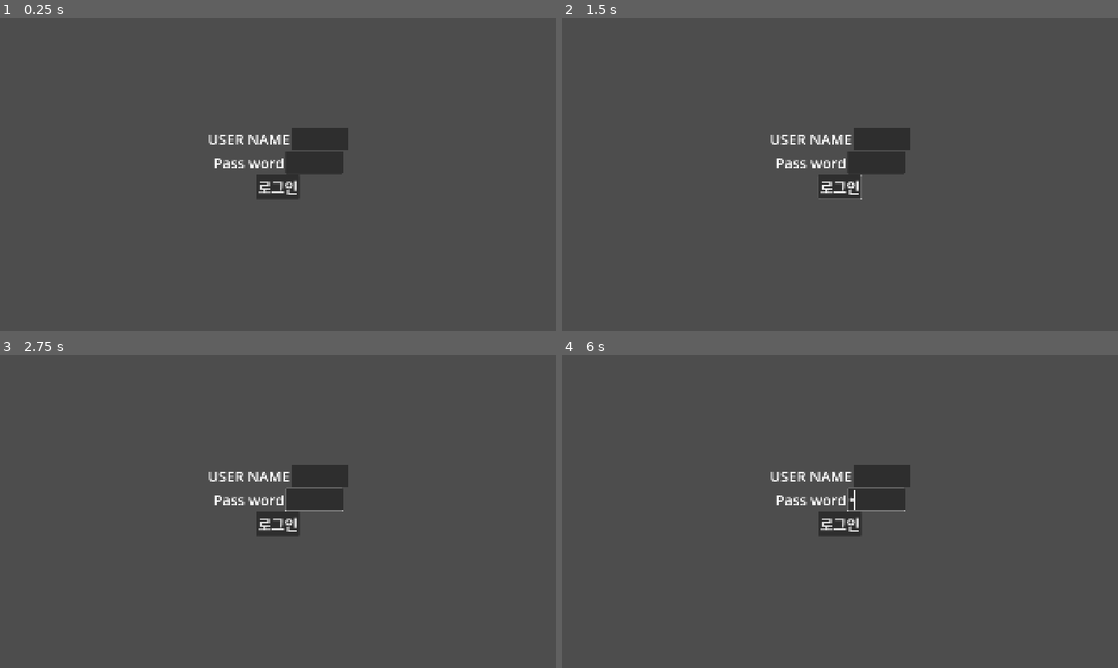
Above: before the commit, frames 1-4 (two rows, left to right).
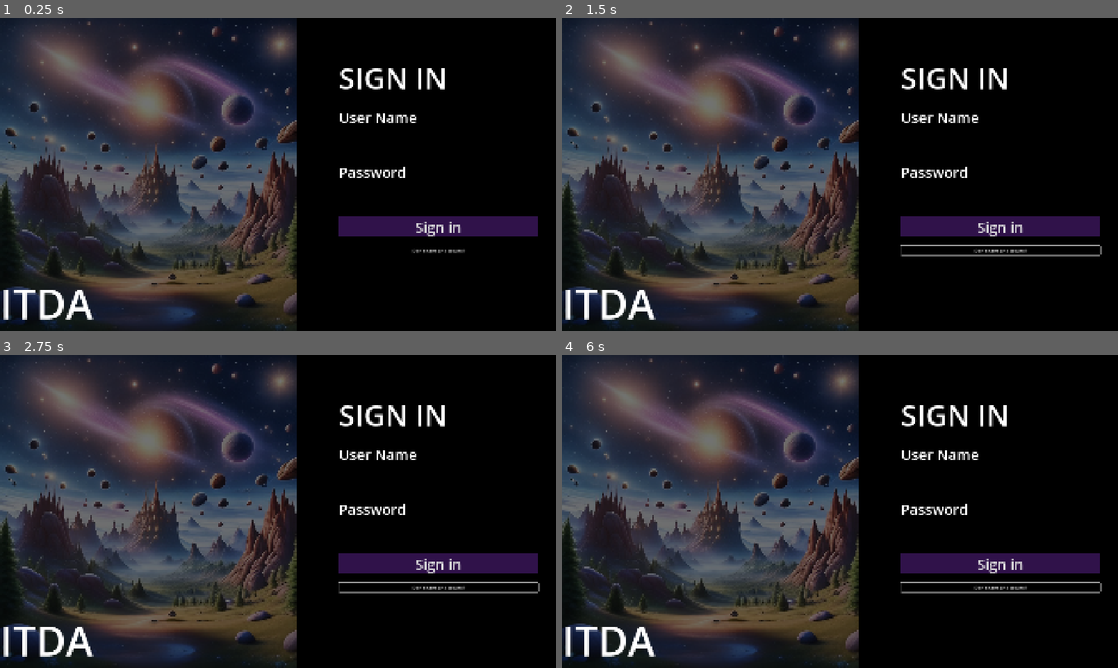
Above: after the commit, the same moments.

Repository: ParkSoeon/EyeTrackingReadingAssistance
Game: Godot game, scene res://scenes/login.tscn
Same seed, same stepped clock (60 frames per second), same inputs: the game is played once before the commit and once after it.
Inputs (mouse positions are in pixels of both pictures, inside the frame that each line leads up to):
- Up to frame 1 (0.25 s): no input
- Up to frame 2 (1.5 s): click "로그인" (after the commit: "Sign in") at 0.5 s; click (1001, 249) at 1.25 s, where only the run after the commit has a clickable "Don't have an account?"
- Up to frame 3 (2.75 s): tap Enter at 2 s; hold Right (move_right) from 2.03 s (still down)
- Up to frame 4 (6 s): tap Space at 2.75, 4.25, 5.75 s; release Right (move_right) at 2.78 s; hold Left (move_left) 2.78-3.53 s; tap Enter at 3.5, 5 s; hold Right (move_right) 3.53-5.03 s; hold Left (move_left) from 5.03 s (still down)

The runs differ from the first frame. In frame 1, 90% of the frame differs, in the area x 0-100%, y 0-100%; in frame 2, 90%; in frame 3, 90%; in frame 4, 90%.

Commit message:
Style: Redesigned login scene

Diff:
--- a/demo/scenes/login.gd
+++ b/demo/scenes/login.gd
@@ -1,7 +1,7 @@
 extends Control
 
 @onready var username_field = $VBoxContainer/Name/UsernameField
-@onready var password_field = $VBoxContainer/HBoxContainer/PasswordField
+@onready var password_field = $VBoxContainer/Password/PasswordField
 @onready var message_label = $VBoxContainer/MessageLabel
 @onready var login_button = $VBoxContainer/LoginButton
 
--- a/demo/scenes/login.tscn
+++ b/demo/scenes/login.tscn
@@ -1,6 +1,17 @@
-[gd_scene load_steps=2 format=3 uid="uid://dach13qy4uuxl"]
+[gd_scene load_steps=7 format=3 uid="uid://dach13qy4uuxl"]
 
 [ext_resource type="Script" uid="uid://c3fjgh71i2a7r" path="res://scenes/login.gd" id="1_pymad"]
+[ext_resource type="Texture2D" uid="uid://dm7lm8qfv24ee" path="res://art/login/login.jpeg" id="2_nw41r"]
+
+[sub_resource type="CanvasTexture" id="CanvasTexture_nw41r"]
+
+[sub_resource type="CanvasTexture" id="CanvasTexture_47b6t"]
+
+[sub_resource type="StyleBoxFlat" id="StyleBoxFlat_0emk2"]
+bg_color = Color(0.138357, 0.0447014, 0.219472, 1)
+
+[sub_resource type="StyleBoxFlat" id="StyleBoxFlat_nw41r"]
+bg_color = Color(0.187406, 0.0709345, 0.290393, 1)
 
 [node name="Control" type="Control"]
 layout_mode = 3
@@ -11,50 +22,115 @@
 grow_vertical = 2
 script = ExtResource("1_pymad")
 
-[node name="VBoxContainer" type="VBoxContainer" parent="."]
+[node name="Background" type="TextureRect" parent="."]
+modulate = Color(0.000693898, 0.000693898, 0.000693898, 1)
 layout_mode = 1
 anchors_preset = 15
 anchor_right = 1.0
 anchor_bottom = 1.0
 grow_horizontal = 2
 grow_vertical = 2
+texture = SubResource("CanvasTexture_nw41r")
+
+[node name="Image" type="TextureRect" parent="."]
+layout_mode = 1
+anchors_preset = 9
+anchor_bottom = 1.0
+offset_right = 1024.0
+grow_vertical = 2
+texture = ExtResource("2_nw41r")
+
+[node name="TextureRect" type="TextureRect" parent="."]
+modulate = Color(0, 0, 0, 0.552941)
+layout_mode = 1
+anchors_preset = 15
+anchor_right = 1.0
+anchor_bottom = 1.0
+grow_horizontal = 2
+grow_vertical = 2
+texture = SubResource("CanvasTexture_47b6t")
+
+[node name="VBoxContainer" type="VBoxContainer" parent="."]
+layout_mode = 1
+anchors_preset = 6
+anchor_left = 1.0
+anchor_top = 0.5
+anchor_right = 1.0
+anchor_bottom = 0.5
+offset_left = -751.0
+offset_top = -432.0
+offset_right = -62.0
+offset_bottom = 410.0
+grow_horizontal = 0
+grow_vertical = 2
 scale = Vector2(0.999403, 0.996691)
+theme_override_constants/separation = 30
 alignment = 1
 
-[node name="Name" type="HBoxContainer" parent="VBoxContainer"]
+[node name="Label" type="Label" parent="VBoxContainer"]
 layout_mode = 2
-alignment = 1
+theme_override_font_sizes/font_size = 101
+text = "SIGN IN"
+
+[node name="Name" type="VBoxContainer" parent="VBoxContainer"]
+layout_mode = 2
 
 [node name="Label" type="Label" parent="VBoxContainer/Name"]
 layout_mode = 2
 theme_override_font_sizes/font_size = 50
-text = "USER NAME"
+text = "User Name"
 
 [node name="UsernameField" type="LineEdit" parent="VBoxContainer/Name"]
 layout_mode = 2
 theme_override_font_sizes/font_size = 50
+flat = true
 
-[node name="HBoxContainer" type="HBoxContainer" parent="VBoxContainer"]
+[node name="HSeparator" type="HSeparator" parent="VBoxContainer/Name"]
 layout_mode = 2
-alignment = 1
 
-[node name="Label" type="Label" parent="VBoxContainer/HBoxContainer"]
+[node name="Password" type="VBoxContainer" parent="VBoxContainer"]
+layout_mode = 2
+
+[node name="Label" type="Label" parent="VBoxContainer/Password"]
 layout_mode = 2
 theme_override_font_sizes/font_size = 50
-text = "Pass word"
+text = "Password"
 
-[node name="PasswordField" type="LineEdit" parent="VBoxContainer/HBoxContainer"]
+[node name="PasswordField" type="LineEdit" parent="VBoxContainer/Password"]
 layout_mode = 2
 theme_override_font_sizes/font_size = 50
+flat = true
 secret = true
+
+[node name="HSeparator" type="HSeparator" parent="VBoxContainer/Password"]
+layout_mode = 2
 
 [node name="LoginButton" type="Button" parent="VBoxContainer"]
 layout_mode = 2
-size_flags_horizontal = 4
 theme_override_font_sizes/font_size = 50
-text = "로그인"
+theme_override_styles/hover = SubResource("StyleBoxFlat_0emk2")
+theme_override_styles/normal = SubResource("StyleBoxFlat_nw41r")
+text = "Sign in"
+
+[node name="Button" type="Button" parent="VBoxContainer"]
+layout_mode = 2
+text = "Don't have an account?"
+flat = true
 
 [node name="MessageLabel" type="Label" parent="VBoxContainer"]
+custom_minimum_size = Vector2(1.41, 0.5)
 layout_mode = 2
 theme_override_font_sizes/font_size = 50
 horizontal_alignment = 1
+autowrap_mode = 1
+
+[node name="Label" type="Label" parent="."]
+layout_mode = 1
+anchors_preset = 2
+anchor_top = 1.0
+anchor_bottom = 1.0
+offset_top = -193.0
+offset_right = 340.0
+grow_vertical = 0
+theme_override_font_sizes/font_size = 141
+text = "ITDA"
Binary file added: demo/art/login/login.jpeg
Not shown, added: demo/art/login/login.jpeg.import
